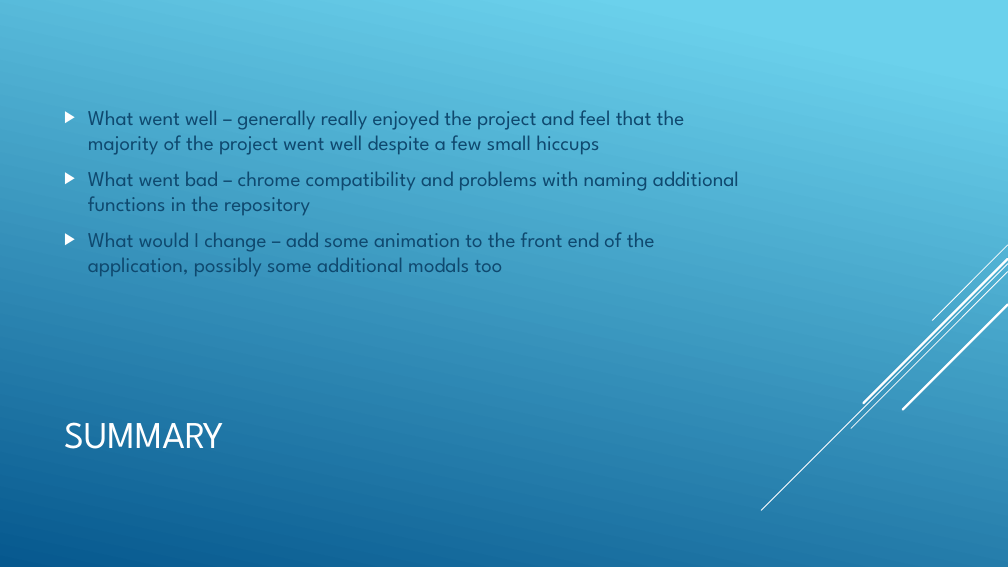
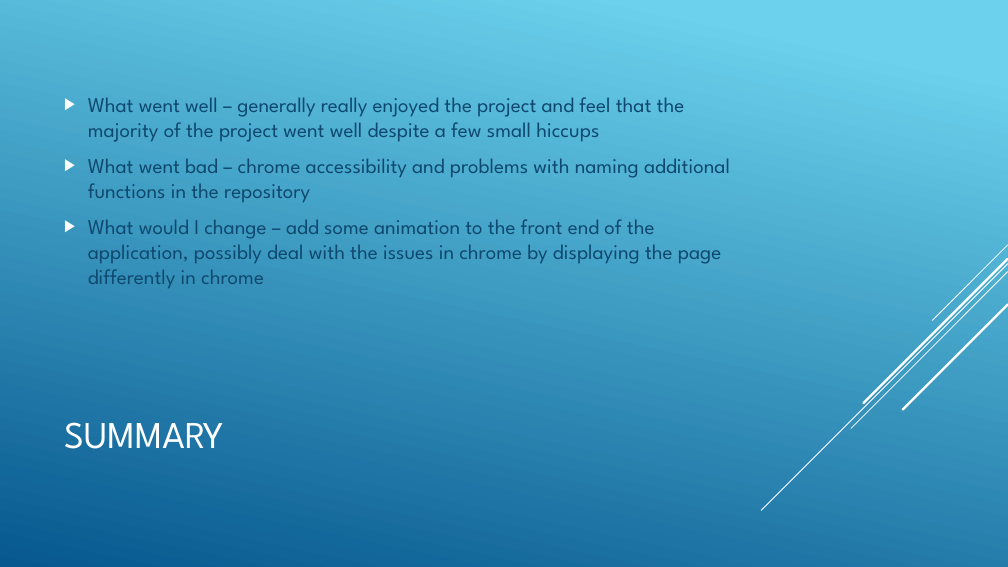
Before and after one commit to zachzloof/zachzloof_assessment2, a slide deck: slide 14 of documentation/presentation/presentation.pptx. Drawn at 1008x567 pixels with LibreOffice and Linux fonts; fonts in the diff are those of the drawing. Boxes give left, top, right and bottom in pixels: in the first picture for what was removed or moved away, otherwise in the second. Text is boxed around its words. In the diff, an @@ line names an element or a change of style, - is before the commit and + after.

```diff
--- a/documentation/presentation/presentation.pptx
+++ b/documentation/presentation/presentation.pptx
@@ text at (x1=88, y1=158, x2=730, y2=288): text changed @@
-▶ What went bad – chrome compatibility and problems with naming additional functions in the repository
-▶ What would I change – add some animation to the front end of the application, possibly some additional modals too
+▶ What went bad – chrome accessibility and problems with naming additional functions in the repository
+▶ What would I change – add some animation to the front end of the application, possibly deal with the issues in chrome by displaying the page differently in chrome
```
Also in this commit, not shown: 5 other files.
